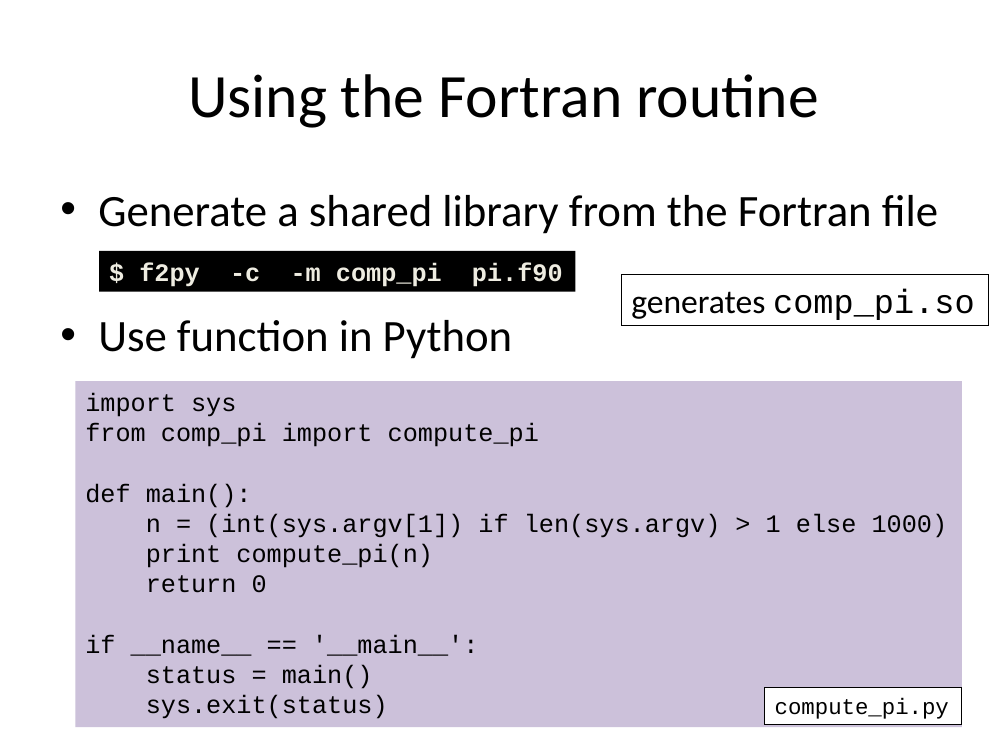
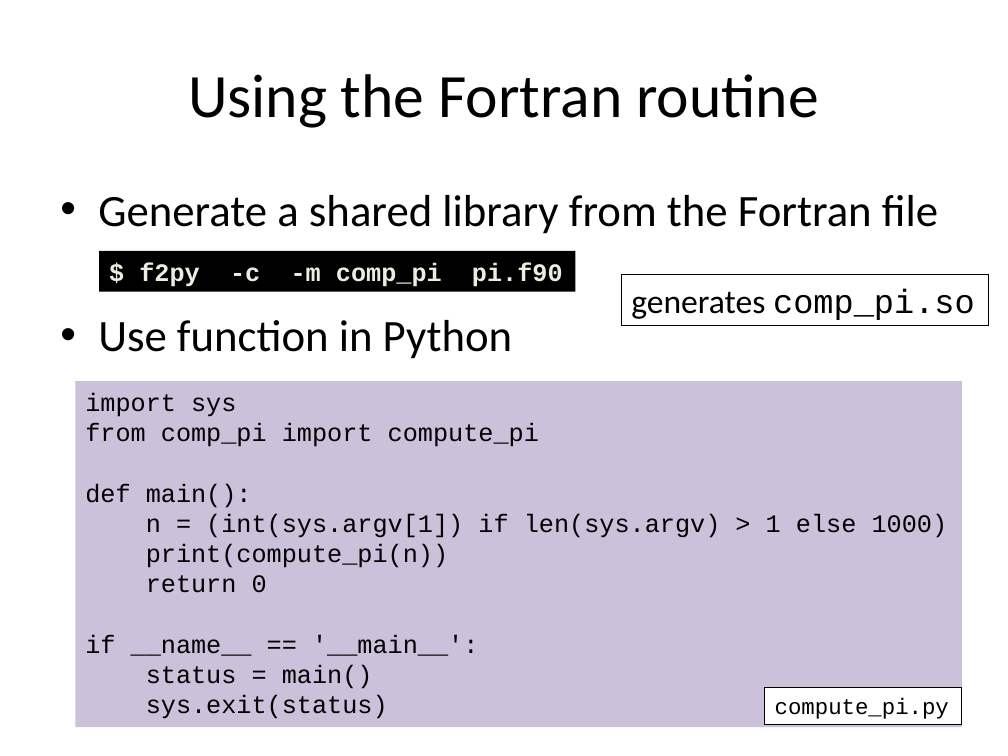
Before and after one commit to gjbex/training-material, a slide deck: slide 28 of Python/Interfacing_C_C++_Fortran/python-interfacing.pptx. Drawn at 1008x756 pixels with LibreOffice and Linux fonts; fonts in the diff are those of the drawing. Boxes give left, top, right and bottom in pixels: in the first picture for what was removed or moved away, otherwise in the second. Text is boxed around its words. In the diff, an @@ line names an element or a change of style, - is before the commit and + after.

```diff
--- a/Python/Interfacing_C_C++_Fortran/python-interfacing.pptx
+++ b/Python/Interfacing_C_C++_Fortran/python-interfacing.pptx
@@ text in rectangle at [146, 544, 448, 568]: text changed @@
-print compute_pi(n)
+print(compute_pi(n))
```
Also in this commit, not shown: 7 other slides changed.
